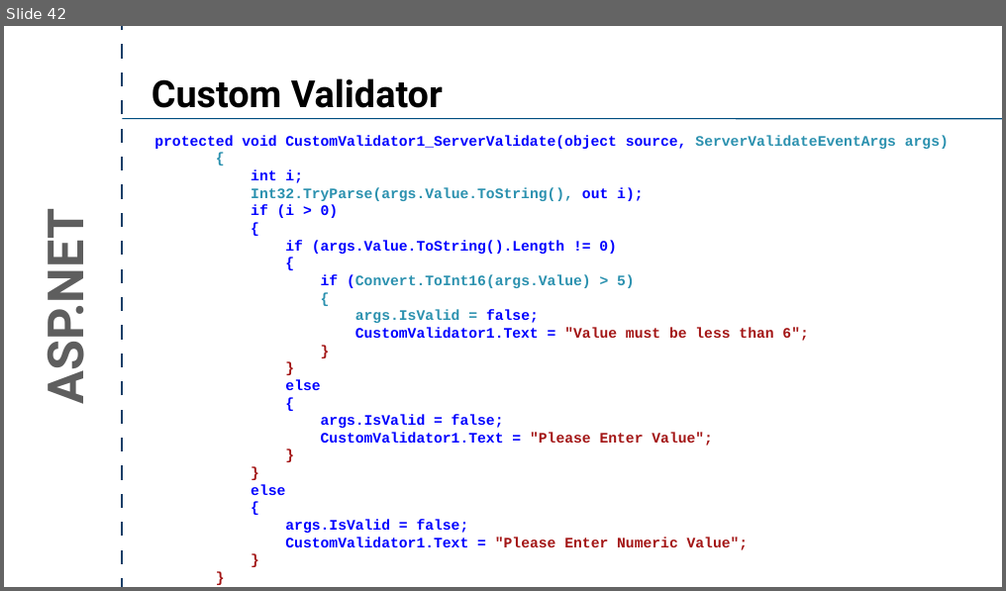
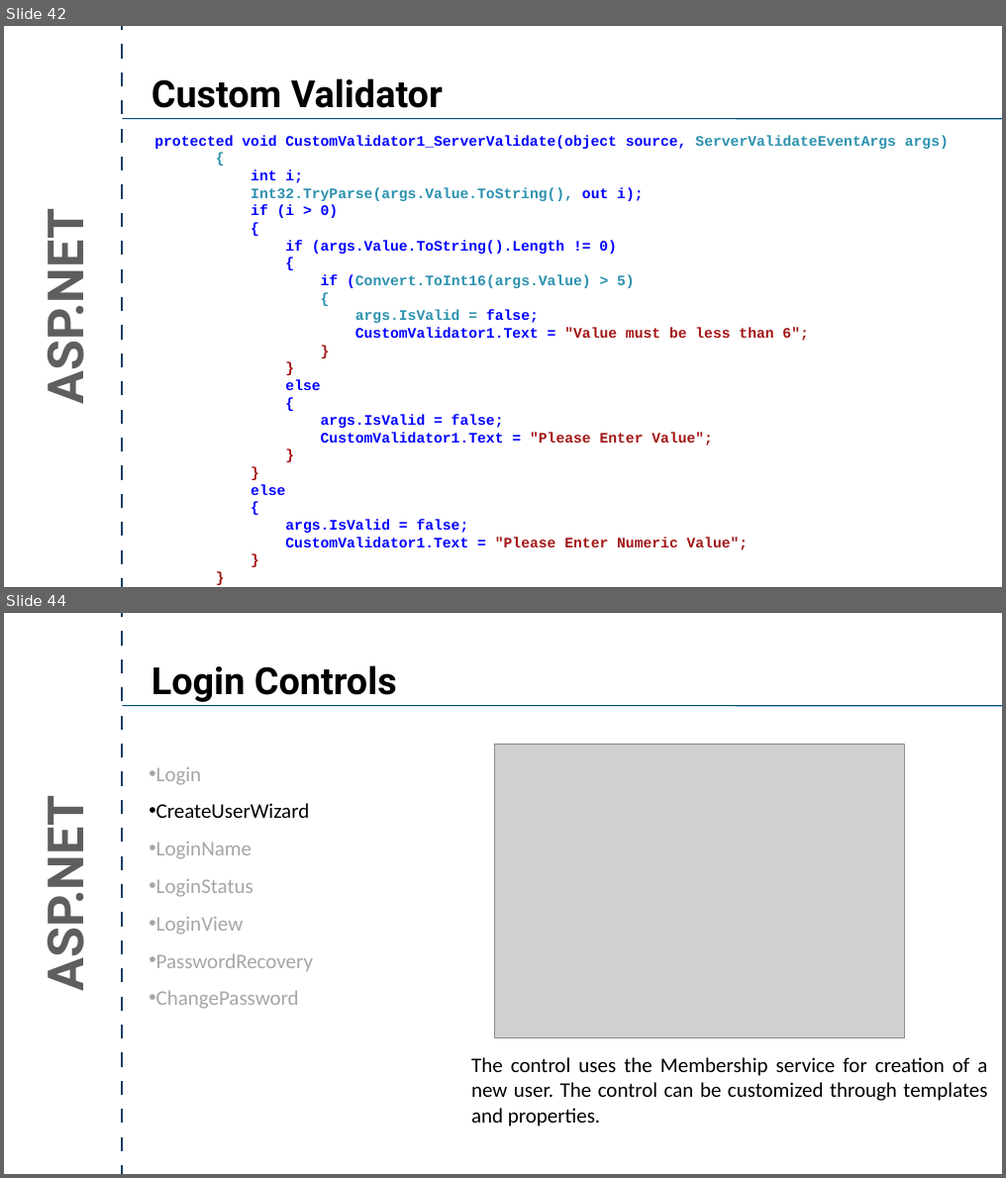
Before and after one commit to crpatel/DotNetMaterial, a slide deck: Unit 8.pptx. Shown one above the other, each under a label of ours: slide 42 before the commit, slides 42 and 44 after it; the slides between them are not shown. The pictures are 1006x591 and 1006x1178 pixels, drawn with LibreOffice and Linux fonts; fonts in the diff are those of the drawing; grey boxes stand for pictures. Boxes give left, top, right and bottom in pixels: in the first picture for what was removed or moved away, otherwise in the second. Text is boxed around its words. In the diff, an @@ line names an element or a change of style, - is before the commit and + after.

```diff
--- a/Unit 8.pptx
+++ b/Unit 8.pptx
@@ slide 44 added at <box>4,613,1002,1174</box>, background #FFFFFF @@
@@ line added from (122, 1174) to (122, 613), #183E67 4.5 pt @@
@@ text added at <box>152,665,397,702</box>, 72 pt, text #000000, bold @@
+Login Controls
@@ line added from (122, 706) to (1002, 706), #004D80 2 pt @@
@@ picture added at <box>494,744,904,1038</box> @@
@@ text added at <box>156,767,313,1009</box>, 40 pt, text #A6A6A6 @@
+• Login
+• CreateUserWizard
+• LoginName
+• LoginStatus
+• LoginView
+• PasswordRecovery
+• ChangePassword
@@ text added at <box>31,815,96,986</box>, 96 pt, text #5E5E5E, bold @@
+ASP.NET
@@ text added at <box>471,1058,987,1127</box>, 40 pt, text #000000 @@
+The control uses the Membership service for creation of a new user. The control can be customized through templates and properties.
```
Also in this commit, not shown: 6 other slides added, 3 other files.
